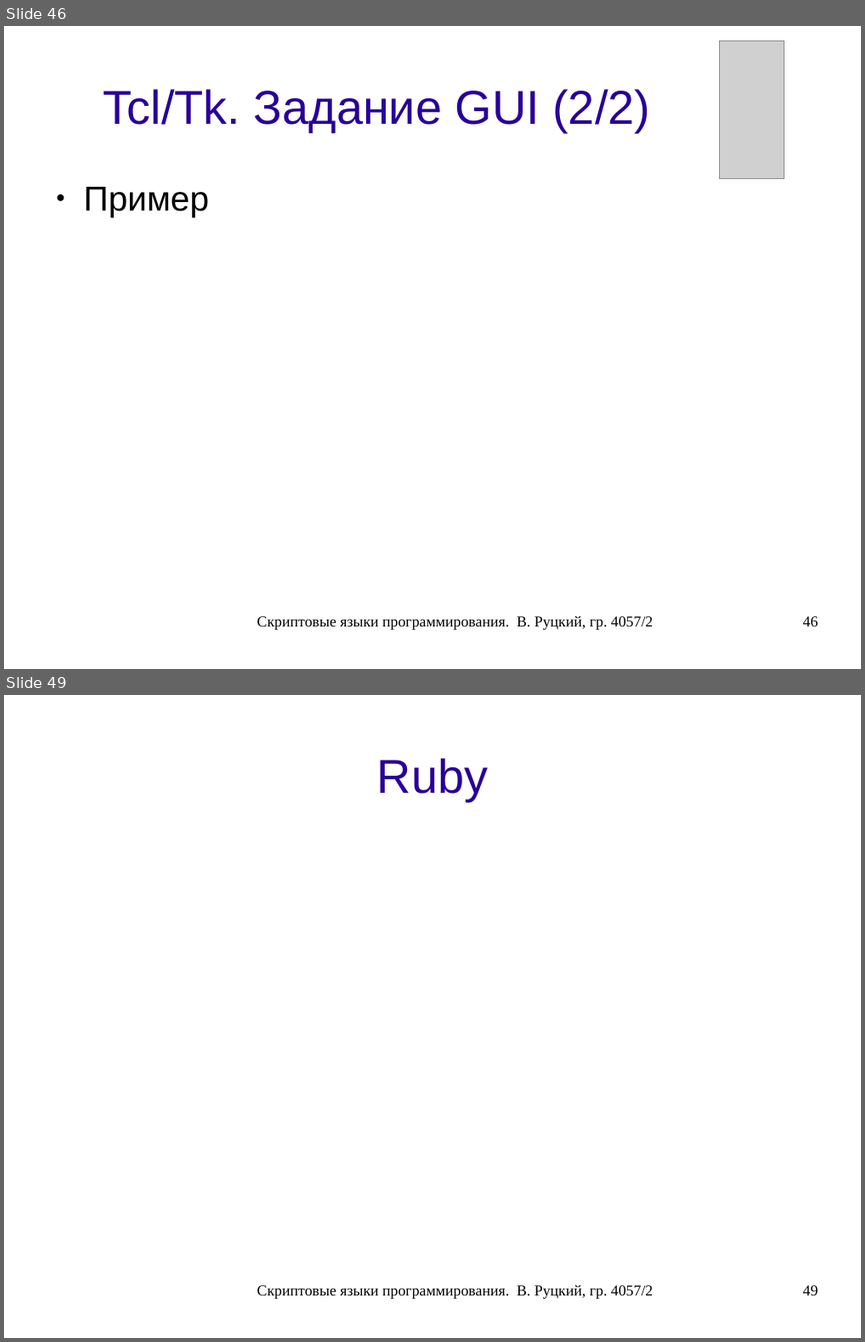
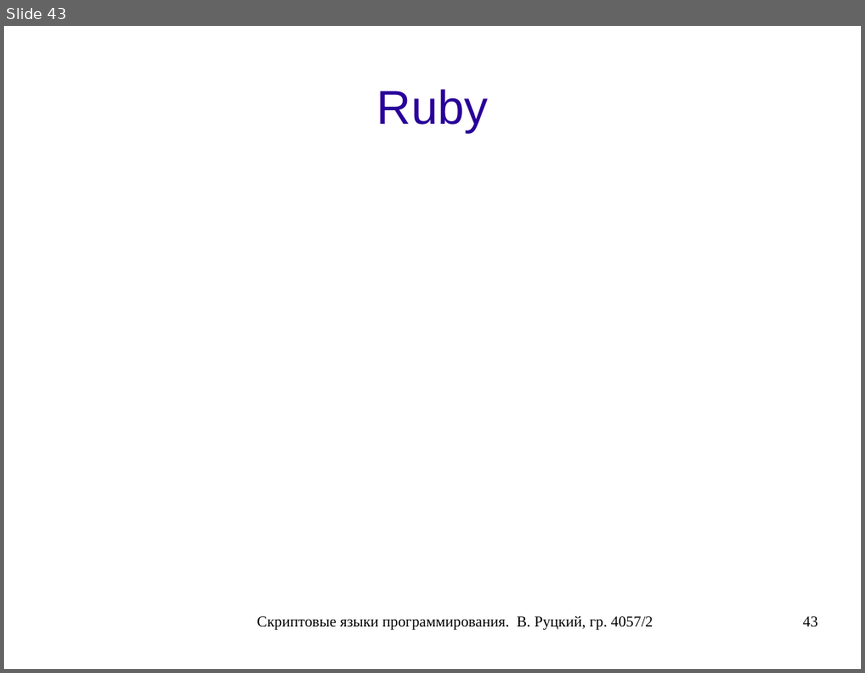
Before and after one commit to rutsky/semester07, a slide deck: Operation_systems/scripting_languages/40572_Rutsky_Scripting_languages.odp. Shown one above the other, each under a label of ours: slides 46 and 49 before the commit, slide 43 after it; the slides between them are not shown. The pictures are 865x1342 and 865x673 pixels, drawn with LibreOffice and Linux fonts; fonts in the diff are those of the drawing; grey boxes stand for pictures. Boxes give left, top, right and bottom in pixels: in the first picture for what was removed or moved away, otherwise in the second. Text is boxed around its words. In the diff, an @@ line names an element or a change of style, - is before the commit and + after.

```diff
--- a/Operation_systems/scripting_languages/40572_Rutsky_Scripting_languages.odp
+++ b/Operation_systems/scripting_languages/40572_Rutsky_Scripting_languages.odp
@@ slide 46 removed at [4, 26, 861, 669], background #FFFFFF @@
@@ picture removed at [720, 41, 784, 179] @@
@@ title removed at [103, 89, 650, 132] @@
-Tcl/Tk. Задание GUI (2/2)
@@ text removed at [84, 187, 210, 217] @@
-● Пример
@@ text removed at [257, 615, 653, 630] @@
-Скриптовые языки программирования. В. Руцкий, гр. 4057/2
@@ page number removed at [803, 616, 818, 626] @@
-46
@@ what was slide 49 is now slide 43 @@
@@ page number at [803, 616, 818, 626]: text changed @@
-49
+43
```
Also in this commit, not shown: 5 slides changed, 5 other slides removed.
